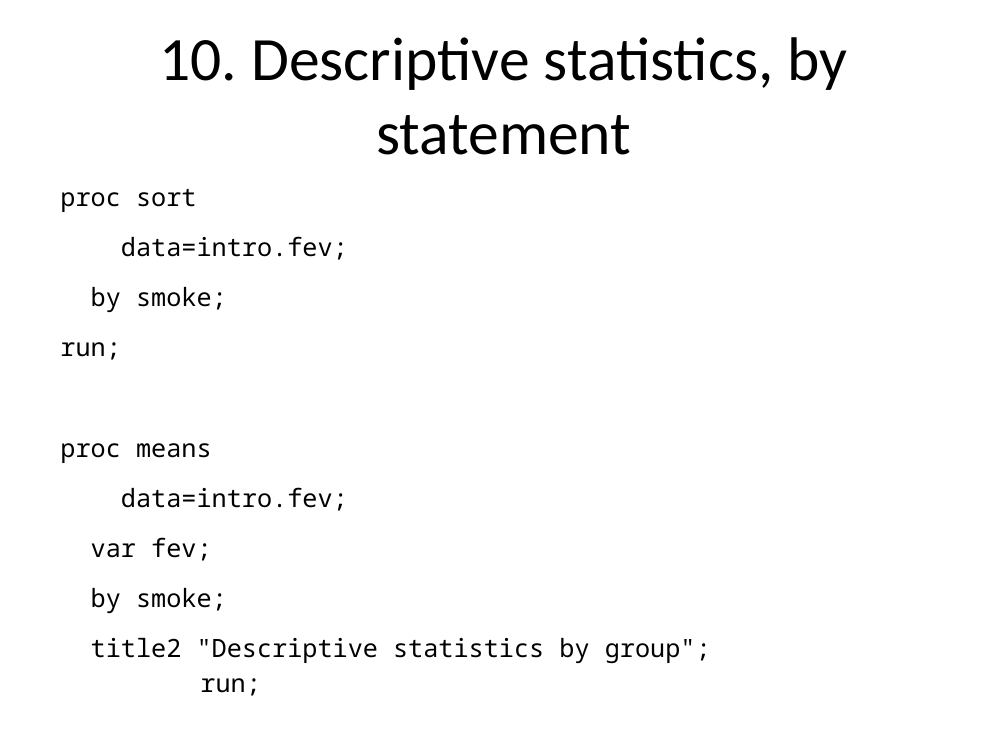
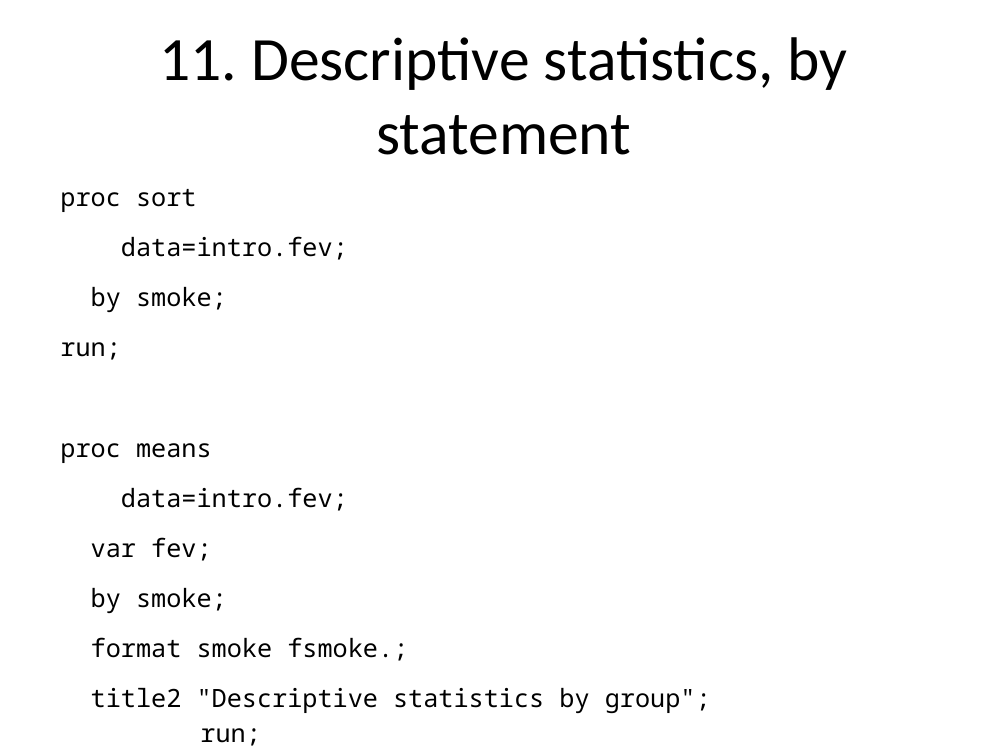
Before and after one commit to pmean/introduction-to-SAS, a slide deck: slide 21 of basics3/src/lecture03.pptx (slide 19 before the commit). Drawn at 1008x756 pixels with LibreOffice and Linux fonts; fonts in the diff are those of the drawing. Boxes give left, top, right and bottom in pixels: in the first picture for what was removed or moved away, otherwise in the second. Text is boxed around its words. In the diff, an @@ line names an element or a change of style, - is before the commit and + after.

```diff
--- a/basics3/src/lecture03.pptx
+++ b/basics3/src/lecture03.pptx
@@ title at box(160, 37, 847, 155): text changed @@
-10. Descriptive statistics, by statement
+11. Descriptive statistics, by statement
@@ text at box(60, 189, 711, 746): text changed @@
-proc sort
-data=intro.fev;
-by smoke;
-run;
-proc means
-data=intro.fev;
-var fev;
-by smoke;
-title2 "Descriptive statistics by group";
-run;
+proc sort
+data=intro.fev;
+by smoke;
+run;
+proc means
+data=intro.fev;
+var fev;
+by smoke;
+format smoke fsmoke.;
+title2 "Descriptive statistics by group";
+run;
```
Also in this commit, not shown: 11 other slides changed, 8 slides added, 5 slides removed, 17 other files.
